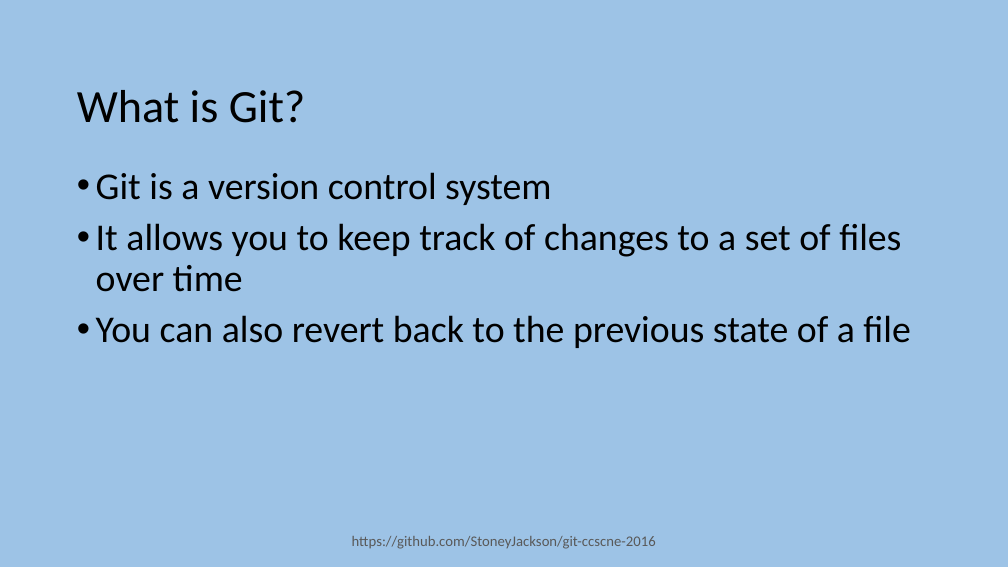
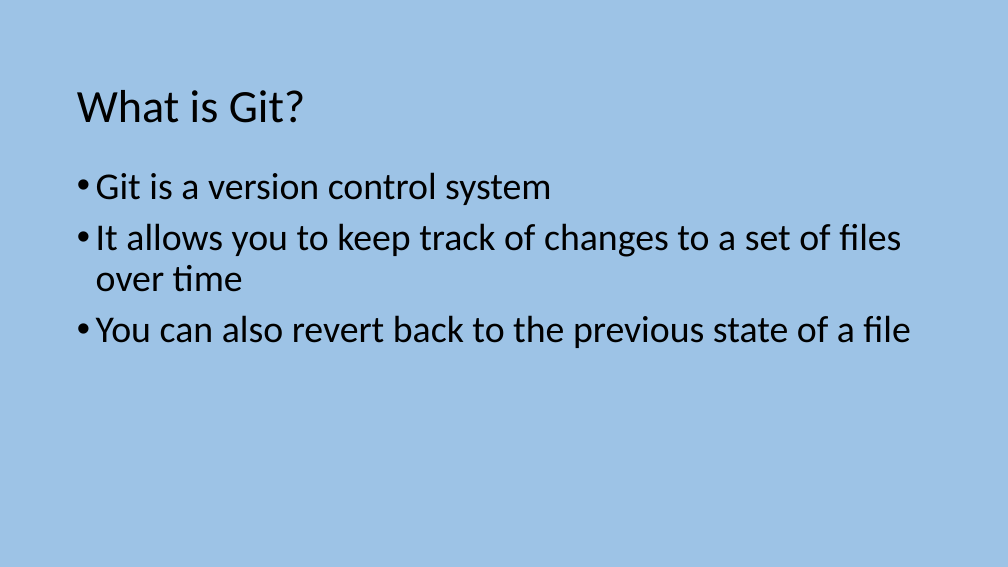
Before and after one commit to foss2serve/git-intro-activity, a slide deck: slide 3 of presentation.pptx (slide 4 before the commit). Drawn at 1008x567 pixels with LibreOffice and Linux fonts; fonts in the diff are those of the drawing; background and template pictures are left out. Boxes give left, top, right and bottom in pixels: in the first picture for what was removed or moved away, otherwise in the second. Text is boxed around its words. In the diff, an @@ line names an element or a change of style, - is before the commit and + after.

```diff
--- a/presentation.pptx
+++ b/presentation.pptx
@@ text removed at (352,536,656,549) @@
-https://github.com/StoneyJackson/git-ccscne-2016
```
Also in this commit, not shown: 3 other slides changed, 1 slide added, 1 slide removed, 1 other file.
